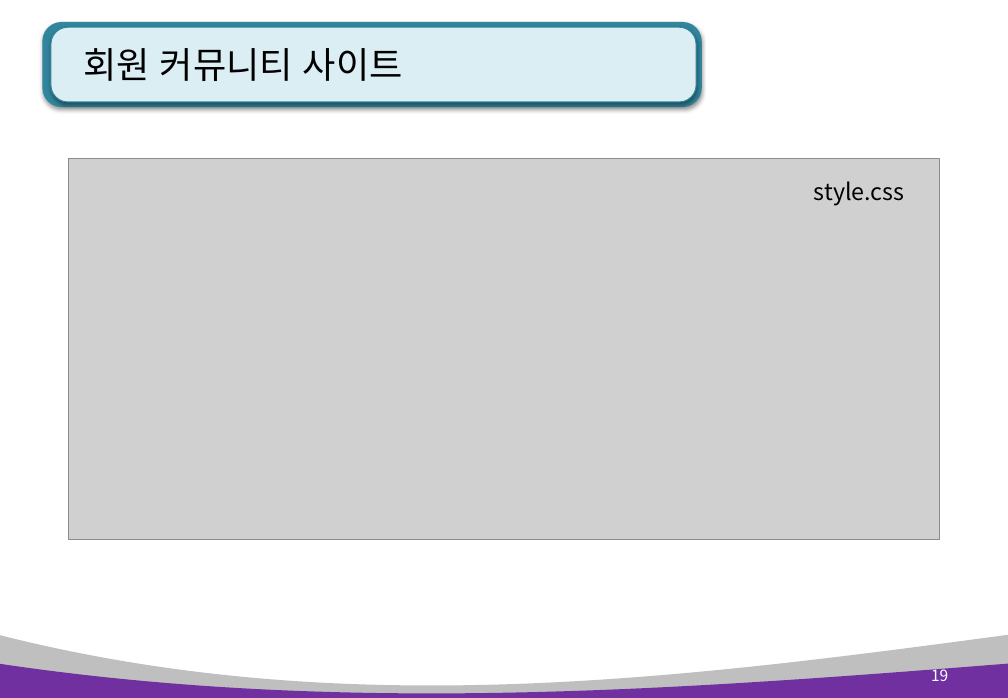
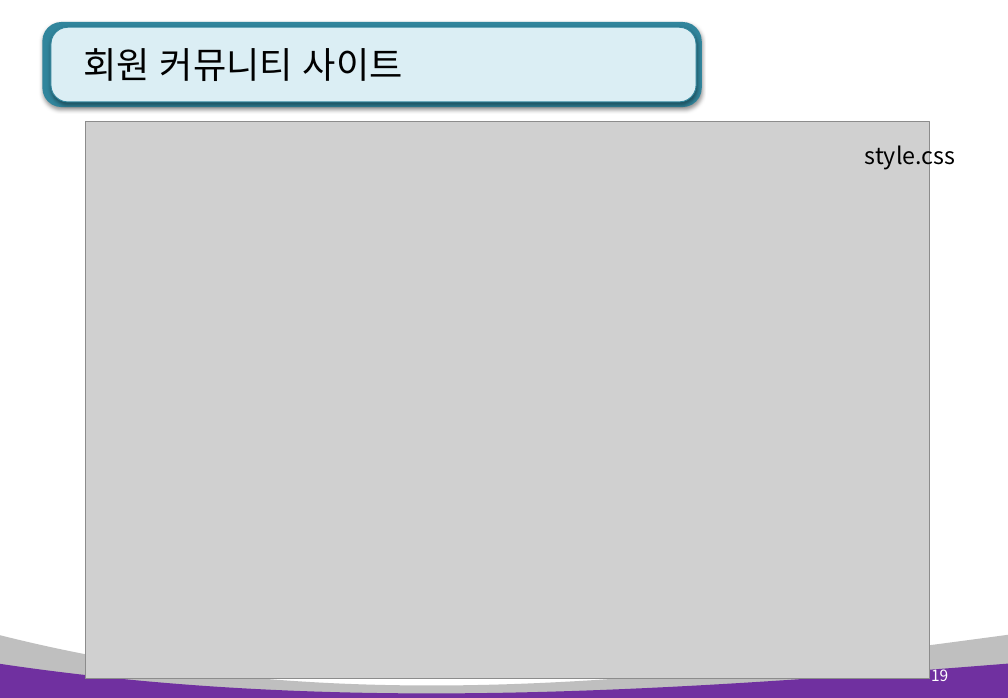
Before and after one commit to pshho/ngreen_project, a slide deck: slide 19 of pyWorks/자료/python_ppt/flask project - 회원 커뮤니티(게시판) .pptx. Drawn at 1008x698 pixels with LibreOffice and Linux fonts; fonts in the diff are those of the drawing; grey boxes stand for pictures. Boxes give left, top, right and bottom in pixels: in the first picture for what was removed or moved away, otherwise in the second. Text is boxed around its words. In the diff, an @@ line names an element or a change of style, - is before the commit and + after.

```diff
--- a/pyWorks/자료/python_ppt/flask project - 회원 커뮤니티(게시판) .pptx
+++ b/pyWorks/자료/python_ppt/flask project - 회원 커뮤니티(게시판) .pptx
@@ picture: place and size @@
-picture at (69,158,940,540)
+picture at (86,121,930,679)
@@ text "style.css" rewrapped from (814,181,905,206) to (865,140,956,170) @@
```
Also in this commit, not shown: 3 other slides changed, 7 slides added, 36 other files.
